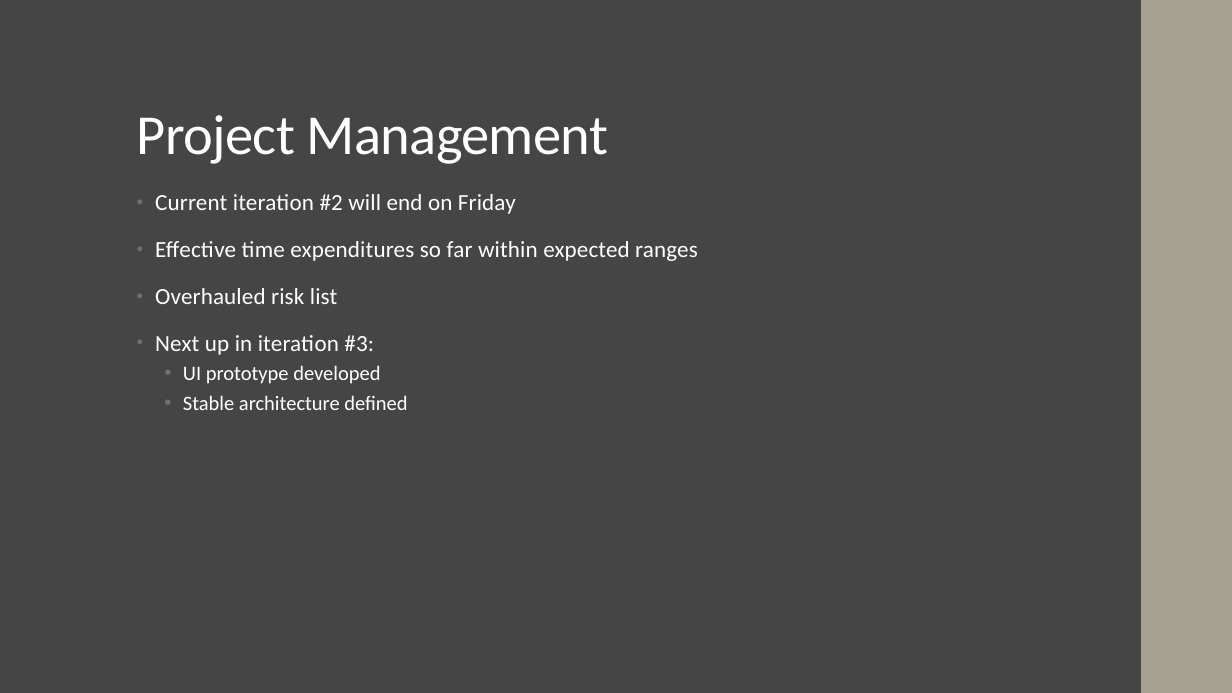
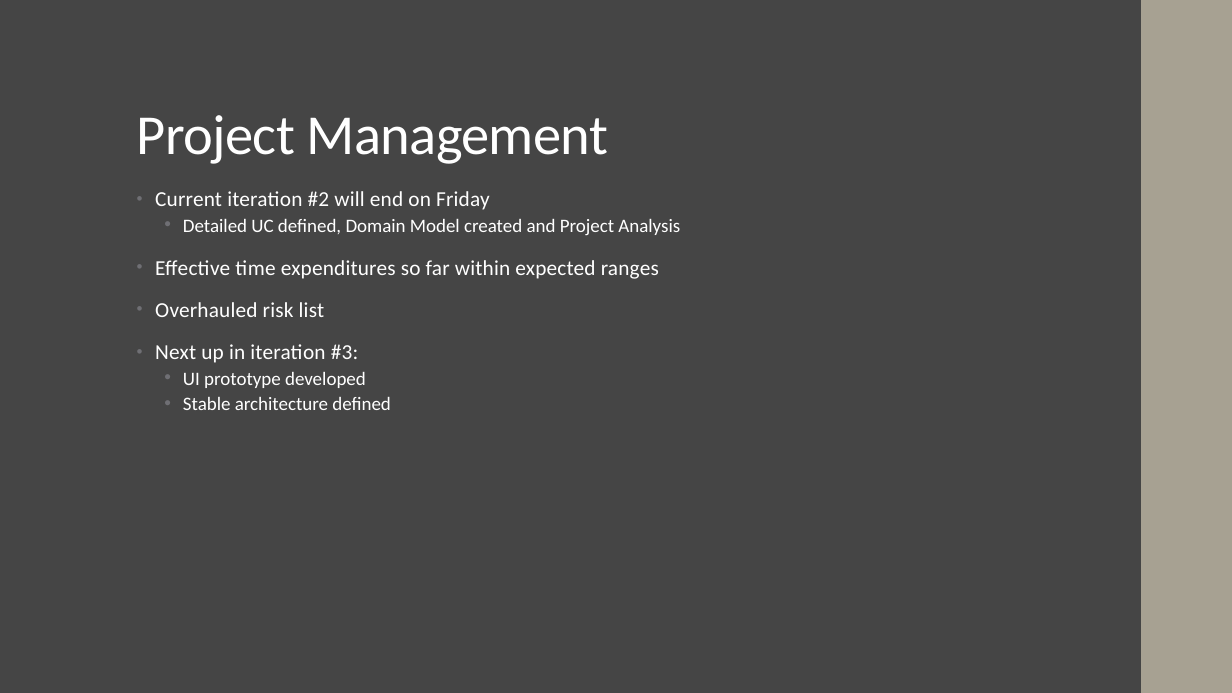
Before and after one commit to raember/Tower-Hopscotch, a slide deck: slide 2 of documents/milestone2/Project Analysis Presentation.pptx. Drawn at 1232x693 pixels with LibreOffice and Linux fonts; fonts in the diff are those of the drawing. Boxes give left, top, right and bottom in pixels: in the first picture for what was removed or moved away, otherwise in the second. Text is boxed around its words. In the diff, an @@ line names an element or a change of style, - is before the commit and + after.

Commit message:
added another bulletpoint to presentation

```diff
--- a/documents/milestone2/Project Analysis Presentation.pptx
+++ b/documents/milestone2/Project Analysis Presentation.pptx
@@ text at bbox=[155, 191, 659, 410]: size 18 to 16.6 pt in "Current iteration #2 will end on Friday", "Effective time expenditures so far within expected ...", "Overhauled risk list", "Next up in iteration #3:"; size 16 to 14.8 pt in "UI prototype developed", "Stable architecture defined"; line spacing 0.95 to 0.85; line spacing 0.9 to 0.8 @@
@@ text at bbox=[183, 219, 680, 235]: paragraph added @@
+  • Detailed UC defined, Domain Model created and Project Analysis
```
Also in this commit, not shown: 1 other file.
